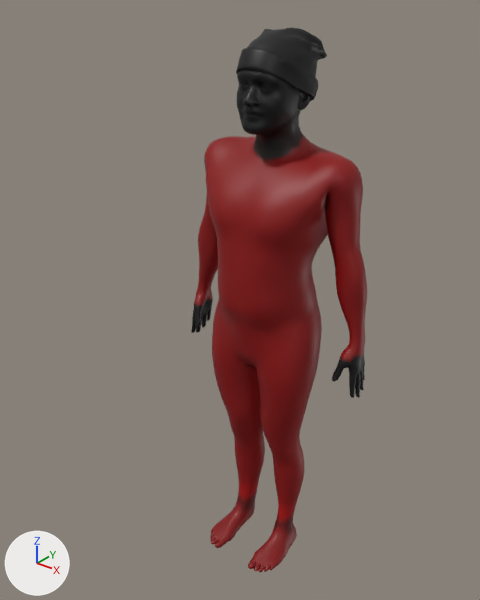
The glTF model assets/mirror/kenil/avatar.glb, before and after one commit.
The view is the same before and after, from a 50 mm camera at (1.168, -1.606, 1.979) aimed at (-0.048, -0.085, 1.036). The axes (+X, +Y, +Z) are drawn at lower left. The lights are the same throughout. The first picture is the older version. Where no turn or scale is listed for an object, it has been applied to the vertices. Vertices at exactly the same position are counted once.
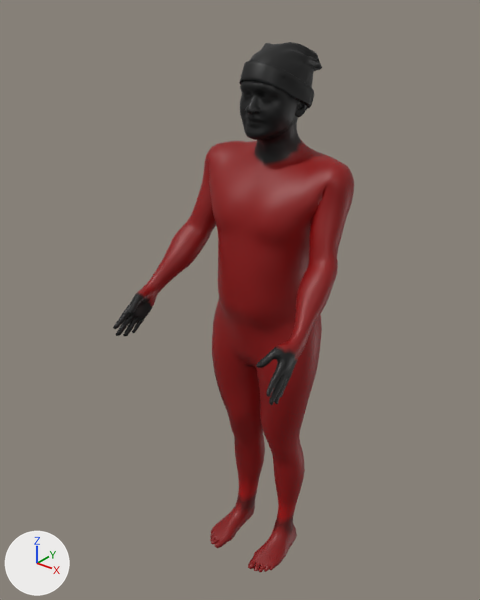
Where the newer file only moved an object's origin or applied its transform, the numbers keep the older frame.

Location of each change, (x1, y1, x2, y2) in pixels of the pictures (480 x 600 px):
'Mesh_0', reshaped, moved, rescaled (37% wider)
    before: (191, 69, 367, 572)
    after: (113, 80, 354, 572)
'Mesh_1', moved, rescaled (9% narrower, 9% shorter)
    before: (236, 27, 327, 101)
    after: (239, 42, 322, 109)

The change, as a list of edits to the scene's bpy script:
```text
Change me_mesh_0:
    used by ob_mesh_0; parent = ob_kenil_body; location = (-0.351, 0.18, 0.00325); scale = (0.000113, 0.000113, 0.000113)
    remove me_mesh_0.from_pydata(...)  # 9112 vertices, 18220 faces; spans x 0.0..6216.0, y -3306.0..-109.0, z 0.0..16263.0
    add me_mesh_0.from_pydata(...)  # 9112 vertices, 18220 faces; spans x 0.0..5600.0, y -5188.0..-69.0, z 0.0..16271.0
    me_mesh_0 part 1: 9112 of 9112 vertices moved; they spanned x 0.0..6216.0, y -3306.0..-109.0, z 0.0..16263.0 and now span x 0.0..5600.0, y -5188.0..-69.0, z 0.0..16271.0; mean shift (-308.0, -591.0, 401.0)
Change me_mesh_1:
    used by ob_mesh_1; location = (-0.351, 0.18, 0.003)
    remove me_mesh_1.from_pydata(...)  # 866 vertices, 1616 faces; spans x 0.233..0.468, y -0.283..0.0, z 1.638..1.85
    add me_mesh_1.from_pydata(...)  # 866 vertices, 1616 faces; spans x 0.243..0.458, y -0.273..-0.014, z 1.617..1.811
    me_mesh_1 part 2: the whole mesh is scaled about its middle by 0.918, then moved by (0.0, -0.002, -0.03)
Change ob_mesh_0:
    ob_mesh_0.location: (-0.351, 0.18, 0.00325) -> (-0.31, 0.166, 0.00325)
    ob_mesh_0.scale: (0.000113, 0.000113, 0.000113) -> (0.000111, 0.000111, 0.000111)
```
